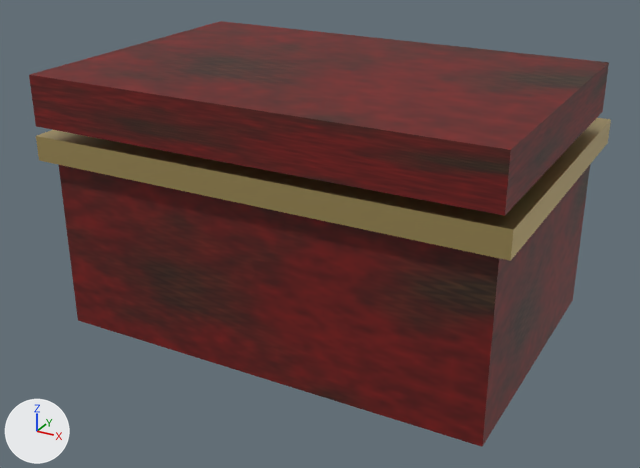
The Blender file blender_src/props/jewelry_box.blend: old version first, new version second.
Camera for both pictures: a 50 mm camera at (0.321, -0.602, 0.371) aimed at (-0.001, -0.018, 0.079). Lighting does not change. The marker at lower left points along +X, +Y and +Z. The first picture is the older version.

Script lines for the objects in view, before the commit:
```python
mat_m_woodred = principled_material('M_WoodRed')
mat_m_woodred.texture = img_t_wood_red
mat_m_woodred.roughness = 0.62
me_body = bpy.data.meshes.new('Body')
me_body.from_pydata(...)  # 24 vertices, 12 faces; spans x -0.18..0.18, y -0.12..0.12, z -0.08..0.08
me_body.materials.append(mat_m_woodred)  # picture img_t_wood_red
me_lid = bpy.data.meshes.new('Lid')
me_lid.from_pydata(...)  # 24 vertices, 12 faces; spans x -0.185..0.185, y -0.125..0.125, z -0.02..0.02
me_lid.materials.append(mat_m_woodred)  # picture img_t_wood_red
me_trim = bpy.data.meshes.new('Trim')
me_trim.from_pydata(...)  # 24 vertices, 12 faces; spans x -0.19..0.19, y -0.13..0.13, z -0.01..0.01
me_trim.materials.append(mat_m_brass)  # yellow #ddc481
ob_body = bpy.data.objects.new('Body', me_body)
ob_body.parent = ob_jewelry_box
ob_body.location = (0.0, 0.0, 0.08)
ob_lid = bpy.data.objects.new('Lid', me_lid)
ob_lid.parent = ob_jewelry_box
ob_lid.location = (0.0, -0.00833, 0.194)
ob_trim = bpy.data.objects.new('Trim', me_trim)
ob_trim.parent = ob_jewelry_box
ob_trim.location = (0.0, 0.0, 0.155)
```
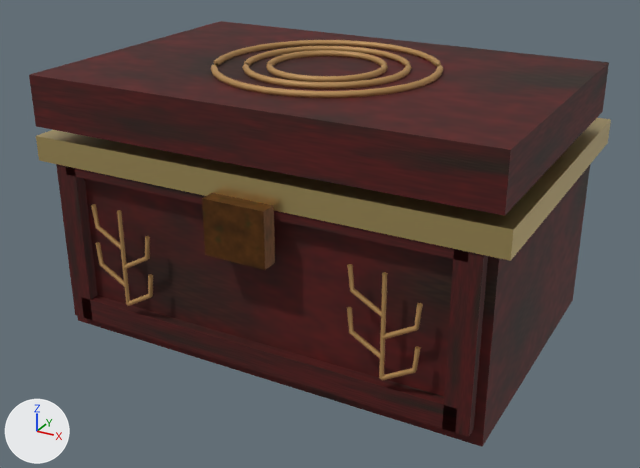
The change, as a diff of the scene's bpy script:
```diff
--- a/blender_src/props/jewelry_box.blend.py
+++ b/blender_src/props/jewelry_box.blend.py
@@ img_t_bronze @@
+img_t_bronze = load_image('t_bronze', '_unpacked/t_bronze', 256, 256, 'sRGB')
@@ img_t_wood_red_001 @@
+img_t_wood_red_001 = load_image('t_wood_red.001', '_unpacked/t_wood_red.001', 512, 512, 'sRGB')
@@ mat_m_woodred @@
 n0 = _N.new('ShaderNodeBsdfPrincipled'); n0.name = 'Principled BSDF'
-n0.inputs[2].default_value = 0.62  # 'Roughness'
+n0.inputs[2].default_value = 0.74  # 'Roughness'
 n1 = _N.new('ShaderNodeOutputMaterial'); n1.name = 'Material Output'
+n3 = _N.new('ShaderNodeMix'); n3.name = 'Mix'
+n3.data_type = 'RGBA'
+n3.blend_type = 'MULTIPLY'
+n3.inputs[0].default_value = 1.0  # 'Factor'
+n3.inputs[7].default_value = (0.51, 0.44, 0.36, 1.0)  # 'B', grey #bdb1a2
 n2 = _N.new('ShaderNodeTexImage'); n2.name = 'Image Texture'
@@ mat_m_woodred @@
 _L.new(n0.outputs[0], n1.inputs[0])  # 'BSDF' to 'Surface'
-_L.new(n2.outputs[0], n0.inputs[0])  # 'Color' to 'Base Color'
+_L.new(n3.outputs[2], n0.inputs[0])  # 'Result' to 'Base Color'
+_L.new(n2.outputs[0], n3.inputs[6])  # 'Color' to 'A'
@@ mat_oxidizedbrass @@
+mat_oxidizedbrass = bpy.data.materials.new('OxidizedBrass')
+# colours: beige #d6af81
+# uses the picture img_t_bronze
@@ mat_oldgoldthread @@
+mat_oldgoldthread = principled_material('OldGoldThread')
+mat_oldgoldthread.base_color = (0.48, 0.27, 0.095)  # orange #b88e57
+mat_oldgoldthread.metallic = 0.23
+mat_oldgoldthread.roughness = 0.58
@@ mat_burntlacquer @@
+mat_burntlacquer = bpy.data.materials.new('BurntLacquer')
+# colours: beige #b6a493
+# uses the picture img_t_wood_red_001
@@ me_art_oxidizedbrass @@
+me_art_oxidizedbrass.from_pydata(...)  # 72 vertices, 36 faces; spans x -0.152..0.152, y -0.142..0.138, z 0.106..0.174
+me_art_oxidizedbrass.materials.append(mat_oxidizedbrass)
@@ me_art_oldgoldthread @@
+me_art_oldgoldthread.from_pydata(...)  # 336 vertices, 360 faces; spans x -0.137..0.137, y -0.135..0.135, z 0.039..0.119
+me_art_oldgoldthread.materials.append(mat_oldgoldthread)  # orange #b88e57
@@ me_art_burntlacquer @@
+me_art_burntlacquer.from_pydata(...)  # 192 vertices, 96 faces; spans x -0.173..0.173, y -0.129..0.129, z 0.012..0.156
+me_art_burntlacquer.materials.append(mat_burntlacquer)
@@ me_art_oldgoldthread_lid @@
+me_art_oldgoldthread_lid.from_pydata(...)  # 891 vertices, 1536 faces; spans x -0.089..0.089, y -0.089..0.089, z 0.019..0.025
+me_art_oldgoldthread_lid.materials.append(mat_oldgoldthread)  # orange #b88e57
@@ ob_art_oxidizedbrass @@
+ob_art_oxidizedbrass = bpy.data.objects.new('Art_OxidizedBrass', me_art_oxidizedbrass)
+ob_art_oxidizedbrass.parent = ob_jewelry_box
+ob_art_oxidizedbrass.location = (0.0, 0.0, 0.0)
@@ ob_art_oldgoldthread @@
+ob_art_oldgoldthread = bpy.data.objects.new('Art_OldGoldThread', me_art_oldgoldthread)
+ob_art_oldgoldthread.parent = ob_jewelry_box
+ob_art_oldgoldthread.location = (0.0, 0.0, 0.0)
@@ ob_art_burntlacquer @@
+ob_art_burntlacquer = bpy.data.objects.new('Art_BurntLacquer', me_art_burntlacquer)
+ob_art_burntlacquer.parent = ob_jewelry_box
+ob_art_burntlacquer.location = (0.0, 0.0, 0.0)
@@ ob_art_oldgoldthread_lid @@
+ob_art_oldgoldthread_lid = bpy.data.objects.new('Art_OldGoldThread_Lid', me_art_oldgoldthread_lid)
+ob_art_oldgoldthread_lid.parent = ob_lid
+ob_art_oldgoldthread_lid.location = (0.0, 0.0, 0.0)
```

Location of each change, (x1, y1, x2, y2) in pixels of the pictures (640 x 468 px):
'Body', recoloured: (77, 166, 590, 447) in both
'Lid', recoloured: (29, 21, 609, 216) in both
'Art_BurntLacquer', added (brown): after (56, 164, 488, 437)
'Art_OldGoldThread_Lid', added (orange): after (211, 40, 443, 98)
'Art_OxidizedBrass', added (brown): after (202, 193, 275, 270)
'Art_OldGoldThread', added: after (91, 204, 423, 381)
